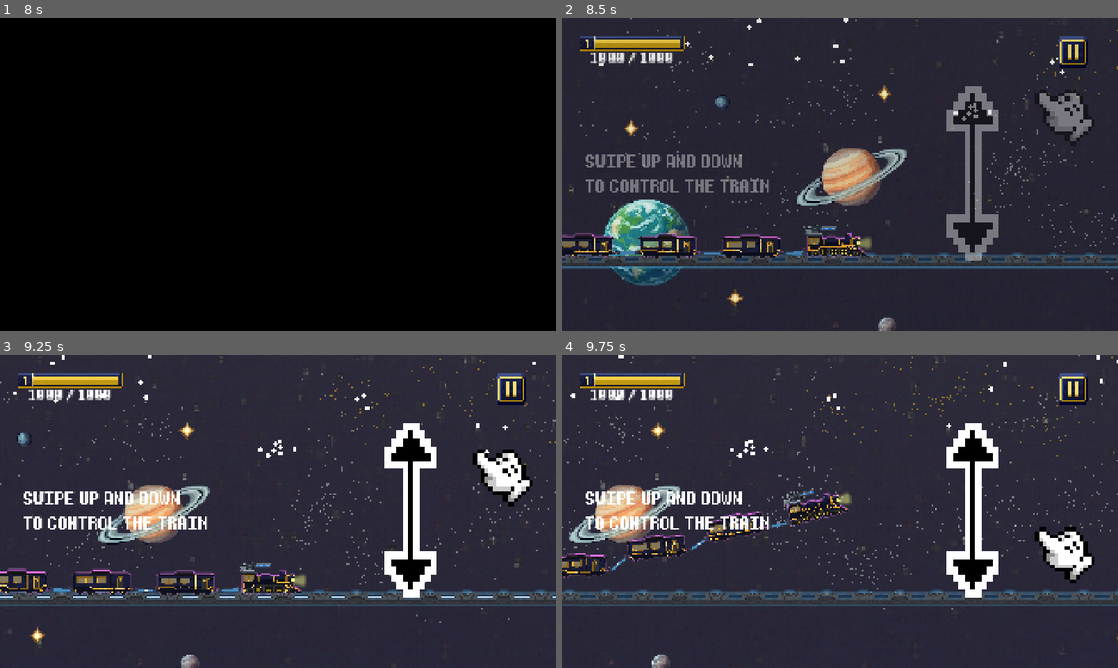
Above: before the commit, frames 1-4 (two rows, left to right).
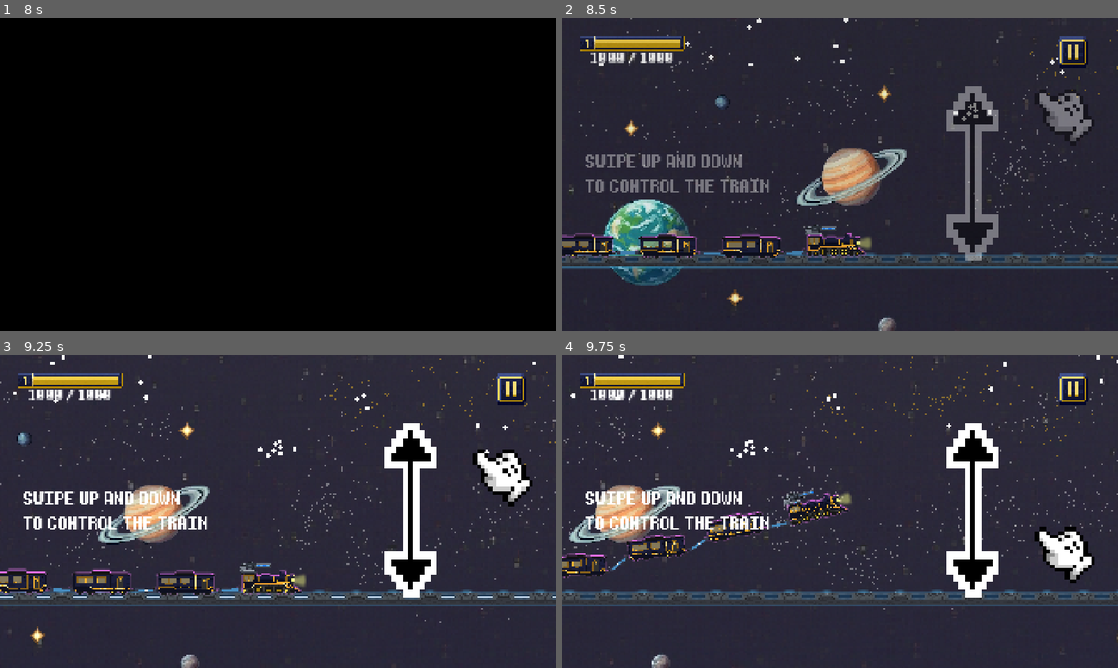
Above: after the commit, the same moments.

Repository: g3evorz/Gameseed-2026
Game: Godot game, scene res://Scenes/Homescreen.tscn
The game is run twice, just before and just after one commit, with the same random seed, the same clock (stepped at 60 frames per second) and the same inputs. The engine's default icon, where the game draws it, is replaced by a stand-in: a white triangle on a blue panel in a dark square. Sound files missing from this copy of the repository are replaced by a short silence.
Inputs (mouse positions are in pixels of both pictures, inside the frame that each line leads up to):
- Up to frame 1 (8 s): click (478, 174) at 0.5 s; click (478, 174) at 1.25 s; tap Enter (ui_accept) at 2, 2.27, 3.5, 5, 5.27, 5.75, 6.5 s; move the mouse to (400, 158) at 2.02 s; hold Up (ui_up) 2.03-2.75 s; click (400, 158) at 2.17 s; drag from (166, 190) to (250, 237) at 2.77 s; move the mouse to (333, 105) at 3.52 s; hold Down (ui_down) 3.53-4.25 s; drag from (250, 237) to (111, 127) at 4.27 s; move the mouse to (444, 221) at 5.02 s; hold Up (ui_up) 5.03-5.75 s; drag from (111, 127) to (194, 96) at 5.77 s; move the mouse to (305, 174) at 6.52 s; hold Up (ui_up) 6.53-7.25 s; click (305, 174) at 6.67 s; drag from (194, 96) to (166, 190) at 7.27 s
- Up to frame 2 (8.5 s): tap Enter (ui_accept) at 8, 8.27 s; move the mouse to (962, 158) at 8.02 s; hold Down (ui_down) from 8.03 s (still down)
- Up to frame 3 (9.25 s): release Down (ui_down) at 8.75 s; drag from (166, 527) to (272, 567) at 8.77 s
- Up to frame 4 (9.75 s): move the mouse to (895, 442) at 9.52 s; hold Up (ui_up) from 9.53 s (still down)

Frame 1 is identical in both runs. In frame 2, less than 0.1% of the frame differs, in the area x 30-55%, y 54-79%; in frame 3, less than 0.1%; in frame 4, less than 0.1%.

Commit message:
Fix laser and fix fall fast bug

Diff:
--- a/Scenes/Components/Kereta/kepala.tscn
+++ b/Scenes/Components/Kereta/kepala.tscn
@@ -46,6 +46,7 @@
 
 [node name="InputBuffer" type="Node" parent="." unique_id=394610228]
 script = ExtResource("10_nteqc")
+default_buffer_time = 0.08
 
 [node name="Camera2D" type="Camera2D" parent="." unique_id=1503878241]
 position = Vector2(-129, 38)
--- a/Scenes/Components/Weapon/Musuh/Laser/laserBeam.tscn
+++ b/Scenes/Components/Weapon/Musuh/Laser/laserBeam.tscn
@@ -8,8 +8,10 @@
 [node name="LaserBeam" type="Area2D" unique_id=1702495695]
 collision_layer = 16
 script = ExtResource("1_f3ma1")
+beam_type = 1
 
 [node name="CollisionShape2D" type="CollisionShape2D" parent="." unique_id=797123171]
+scale = Vector2(2, 2)
 shape = SubResource("RectangleShape2D_2wrmy")
 
 [node name="RayCast2D" type="RayCast2D" parent="." unique_id=541335986]
--- a/Scenes/Components/Weapon/Pulse/pulse_bullet.tscn
+++ b/Scenes/Components/Weapon/Pulse/pulse_bullet.tscn
@@ -9,6 +9,7 @@
 collision_layer = 16
 collision_mask = 4
 script = ExtResource("1_ng0jn")
+beam_active_duration = 0.1
 
 [node name="CollisionShape2D" type="CollisionShape2D" parent="." unique_id=1784169073]
 shape = SubResource("RectangleShape2D_5w2sr")
--- a/Script/Kereta/kepala.gd
+++ b/Script/Kereta/kepala.gd
@@ -40,9 +40,9 @@
 		input_buffer.set_buffer("ui_up")
 
 	if Input.is_action_just_pressed("ui_down"):
-		input_buffer.set_buffer("ui_down")
-
-		if not is_on_floor():
+		if is_on_floor():
+			input_buffer.set_buffer("ui_down")
+		else:
 			velocity.y = FAST_FALL_VELOCITY
 
 
--- a/Script/Weapon/Pulse/pulseBullet.gd
+++ b/Script/Weapon/Pulse/pulseBullet.gd
@@ -6,77 +6,82 @@
 
 const SPRITE_NATIVE_WIDTH = 32.0
 
-@export var beam_active_duration: float = 0.1
-@export var damage_tick_rate: float = 0.1 # Interval waktu damage diberikan (contoh: 0.1 detik)
-@export var kekuatan_slow: float = 0.7
+enum BeamType {
+	FAST,   # raycast sekali, damage instan, langsung queue_free — untuk senjata cepat
+	SUSTAINED  # area overlap, damage berkelanjutan, aktif selama fire_duration — untuk choke point
+}
 
-var _current_damage: float = 0.0
-var _dir_multiplier: float = 1.0
-var _tick_timer: float = 0.0
-var _is_firing: bool = false
+@export var beam_type: BeamType = BeamType.FAST
+@export var beam_active_duration: float = 0.5
+@export var damage_tick_interval: float = 0.1
 
-func _ready() -> void:
-	# Matikan process agar tidak menguras performa sebelum fire() dipanggil
-	set_physics_process(false)
+var _damage: float = 0.0
+var _dir_multiplier: float = -1.0
 
-	# Lakukan duplikasi shape satu kali saja di awal
-	if collision_shape.shape:
-		collision_shape.shape = collision_shape.shape.duplicate() as RectangleShape2D
-
-func fire(direction: Vector2, damage: float) -> void:
-	_current_damage = damage
+func fire(direction: Vector2 = Vector2.RIGHT, damage: float = 100.0) -> void:
+	_damage = damage
 	_dir_multiplier = sign(direction.x) if direction.x != 0.0 else 1.0
 
 	var max_range = abs(ray_cast.target_position.x)
 	ray_cast.target_position.x = max_range * _dir_multiplier
-	ray_cast.collide_with_areas = true
-
-	_is_firing = true
-	_tick_timer = damage_tick_rate # Di-set penuh agar damage pertama langsung berefek
-
-	# Nyalakan loop physics process
-	set_physics_process(true)
-
-	# Hancurkan peluru setelah durasi habis
-	await get_tree().create_timer(beam_active_duration).timeout
-	queue_free()
-
-func _physics_process(delta: float) -> void:
-	if not _is_firing:
-		return
-
-	_tick_timer += delta
-
-	# Update raycast secara manual tiap physics frame
 	ray_cast.force_raycast_update()
 
-	var max_range = abs(ray_cast.target_position.x)
-	var beam_length: float = max_range
-	var hit_target = null
+	# Hitung beam_length di sini — sama untuk FAST maupun SUSTAINED
+	var beam_length: float
+	if ray_cast.is_colliding():
+		beam_length = global_position.distance_to(ray_cast.get_collision_point())
+	else:
+		beam_length = max_range
 
-	if ray_cast.is_colliding():
-		var collision_point = ray_cast.get_collision_point()
-		beam_length = global_position.distance_to(collision_point)
-		hit_target = ray_cast.get_collider()
+	# Apply visual SEBELUM branching — keduanya butuh ini
+	_apply_visual(beam_length)
 
-	# 1. Update Skala Visual
+	match beam_type:
+		BeamType.FAST:
+			if ray_cast.is_colliding():
+				var target = ray_cast.get_collider()
+				if target.has_method("take_damage"):
+					target.take_damage(damage)
+			await get_tree().create_timer(beam_active_duration).timeout
+			queue_free()
+
+		BeamType.SUSTAINED:
+			body_entered.connect(_on_body_entered)
+			var elapsed: float = 0.0
+			while elapsed < beam_active_duration:
+				await get_tree().create_timer(damage_tick_interval).timeout
+				elapsed += damage_tick_interval
+				_tick_damage_inside()
+			queue_free()
+
+# Dipanggil LANGSUNG saat player pertama kali menyentuh beam — tidak ada delay
+func _on_body_entered(body: Node) -> void:
+	if body.has_method("take_damage"):
+		body.take_damage(_damage)
+
+func _on_area_entered(area: Node) -> void:
+	if area.has_method("take_damage"):
+		area.take_damage(_damage)
+
+# Dipanggil tiap tick untuk player yang SUDAH BERADA di dalam beam
+func _tick_damage_inside() -> void:
+	for body in get_overlapping_bodies():
+		if body.has_method("take_damage"):
+			body.take_damage(_damage)
+	for area in get_overlapping_areas():
+		if area.has_method("take_damage"):
+			area.take_damage(_damage)
+
+func _apply_visual(beam_length: float) -> void:
 	var required_scale_x = beam_length / SPRITE_NATIVE_WIDTH
 	sprite.scale.x = required_scale_x
 	sprite.position.x = (beam_length / 2.0) * _dir_multiplier
 
-	# 2. Update Collision Shape Size secara dinamis
-	var shape = collision_shape.shape as RectangleShape2D
+	var shape = collision_shape.shape.duplicate() as RectangleShape2D
 	if shape:
 		shape.size.x = beam_length
 		collision_shape.position.x = (beam_length / 2.0) * _dir_multiplier
-
-	# 3. Handle Damage (Sistem Tick)
-	if _tick_timer >= damage_tick_rate:
-		_tick_timer -= damage_tick_rate # Kurangi timer, jangan reset ke 0 agar tidak meleset
-
-		if hit_target:
-			if hit_target.has_method("take_damage"):
-				hit_target.take_damage(_current_damage)
-			elif hit_target.is_in_group("Player") and hit_target.has_method("take_damage"):
-				hit_target.get_parent().take_damage(_current_damage)
-				GameManager.terapkan_efek_ram(kekuatan_slow)
+		collision_shape.shape = shape
+		force_update_transform()
+	else:
+		print("ERROR: Bentuk collision bukan RectangleShape2D!")
--- a/Script/camera.gd
+++ b/Script/camera.gd
@@ -5,7 +5,7 @@
 @export var max_lag_offset_x: float = 300.0
 
 @export_group("Dynamic Zoom")
-@export var default_zoom: Vector2 = Vector2(1.5, 1.5)
+@export var default_zoom: Vector2 = Vector2(1.35, 1.35)
 @export var max_fast_zoom: Vector2 = Vector2(1.2, 1.2)
 
 @export_group("Smoothing Dynamics")
